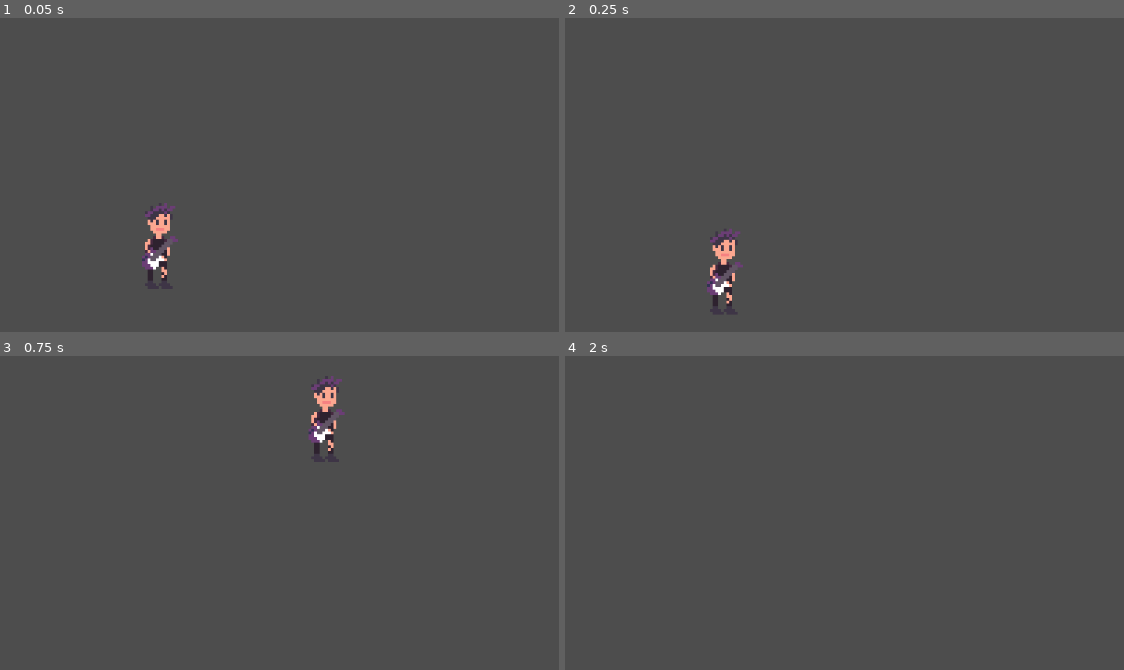
Above: before the commit, frames 1-4 (two rows, left to right).
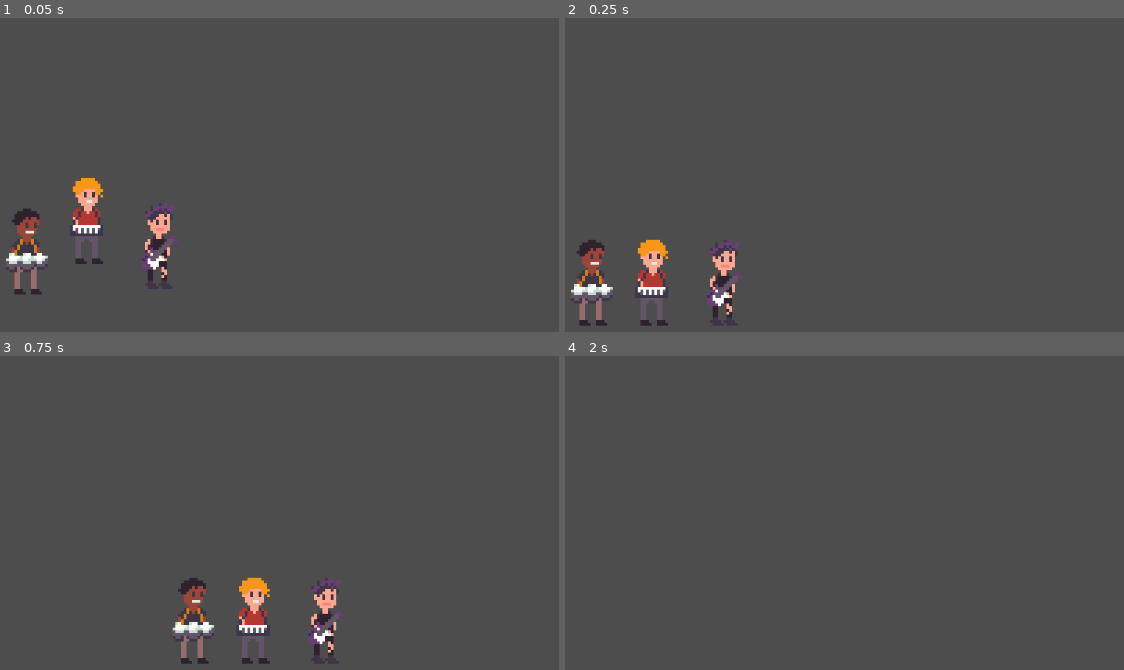
Above: after the commit, the same moments.

Repository: GioWashel/play-it-back
Game: Godot game, scene res://scenes/play_it_back.tscn
The game is run twice, just before and just after one commit, with the same random seed, the same clock (stepped at 60 frames per second) and the same inputs.
Inputs:
- Up to frame 1 (0.05 s): no input
- Up to frame 2 (0.25 s): no input
- Up to frame 3 (0.75 s): tap Enter (ui_accept) at 0.5, 0.6 s; hold Right (ui_right) from 0.53 s (still down)
- Up to frame 4 (2 s): keep holding Right (ui_right); tap Enter (ui_accept) at 0.77, 1.07, 1.35, 1.52, 1.82 s

The runs differ from the first frame. In frame 1, 1.5% of the frame differs, in the area x 1-19%, y 50-88%; in frame 2, 2.4%; in frame 3, 3.0%, in the area x 30-62%, y 6-99%; in frame 4, nothing differs.

Commit message:
add drummer boy and piano

Diff:
--- a/scenes/play_it_back.tscn
+++ b/scenes/play_it_back.tscn
@@ -1,7 +1,9 @@
-[gd_scene load_steps=5 format=3 uid="uid://b37plmw73hqye"]
+[gd_scene load_steps=7 format=3 uid="uid://b37plmw73hqye"]
 
 [ext_resource type="Script" uid="uid://dymaohpe45iuf" path="res://scripts/player_controller.gd" id="1_2u5xn"]
 [ext_resource type="Texture2D" uid="uid://ciy3u6ckwhakv" path="res://Assets/Charichters3.png" id="1_7c1yi"]
+[ext_resource type="Texture2D" uid="uid://bsfdmadt8ndfc" path="res://Assets/Charichters2.png" id="3_7xw1p"]
+[ext_resource type="Texture2D" uid="uid://dkpnew4o5bidj" path="res://Assets/Charichters1.png" id="3_tf8oe"]
 
 [sub_resource type="CapsuleShape2D" id="CapsuleShape2D_2u5xn"]
 radius = 6.0
@@ -16,6 +18,7 @@
 
 [node name="CollisionShape2D" type="CollisionShape2D" parent="GuitarHero"]
 position = Vector2(-1, 1)
+scale = Vector2(0.75, 0.75)
 shape = SubResource("CapsuleShape2D_2u5xn")
 
 [node name="Sprite2D" type="Sprite2D" parent="GuitarHero"]
@@ -29,3 +32,28 @@
 
 [node name="Camera2D" type="Camera2D" parent="."]
 zoom = Vector2(4, 4)
+
+[node name="PianoMan" type="CharacterBody2D" parent="."]
+script = ExtResource("1_2u5xn")
+
+[node name="Sprite2D" type="Sprite2D" parent="PianoMan"]
+position = Vector2(-26, -9)
+texture = ExtResource("3_7xw1p")
+
+[node name="CollisionShape2D" type="CollisionShape2D" parent="PianoMan"]
+position = Vector2(-26, -8)
+scale = Vector2(0.75, 0.75)
+shape = SubResource("CapsuleShape2D_2u5xn")
+
+[node name="DrummerBoy" type="CharacterBody2D" parent="."]
+position = Vector2(0, 2)
+script = ExtResource("1_2u5xn")
+
+[node name="Sprite2D" type="Sprite2D" parent="DrummerBoy"]
+position = Vector2(-48, 0)
+texture = ExtResource("3_tf8oe")
+
+[node name="CollisionShape2D" type="CollisionShape2D" parent="DrummerBoy"]
+position = Vector2(-48, 1)
+scale = Vector2(0.75, 0.75)
+shape = SubResource("CapsuleShape2D_2u5xn")
--- a/scripts/player_controller.gd
+++ b/scripts/player_controller.gd
@@ -10,10 +10,6 @@
 	if not is_on_floor():
 		velocity += get_gravity() * delta
 
-	# Handle jump.
-	if Input.is_action_just_pressed("ui_accept") and is_on_floor():
-		velocity.y = JUMP_VELOCITY
-
 	# Get the input direction and handle the movement/deceleration.
 	# As good practice, you should replace UI actions with custom gameplay actions.
 	var direction := Input.get_axis("ui_left", "ui_right")
